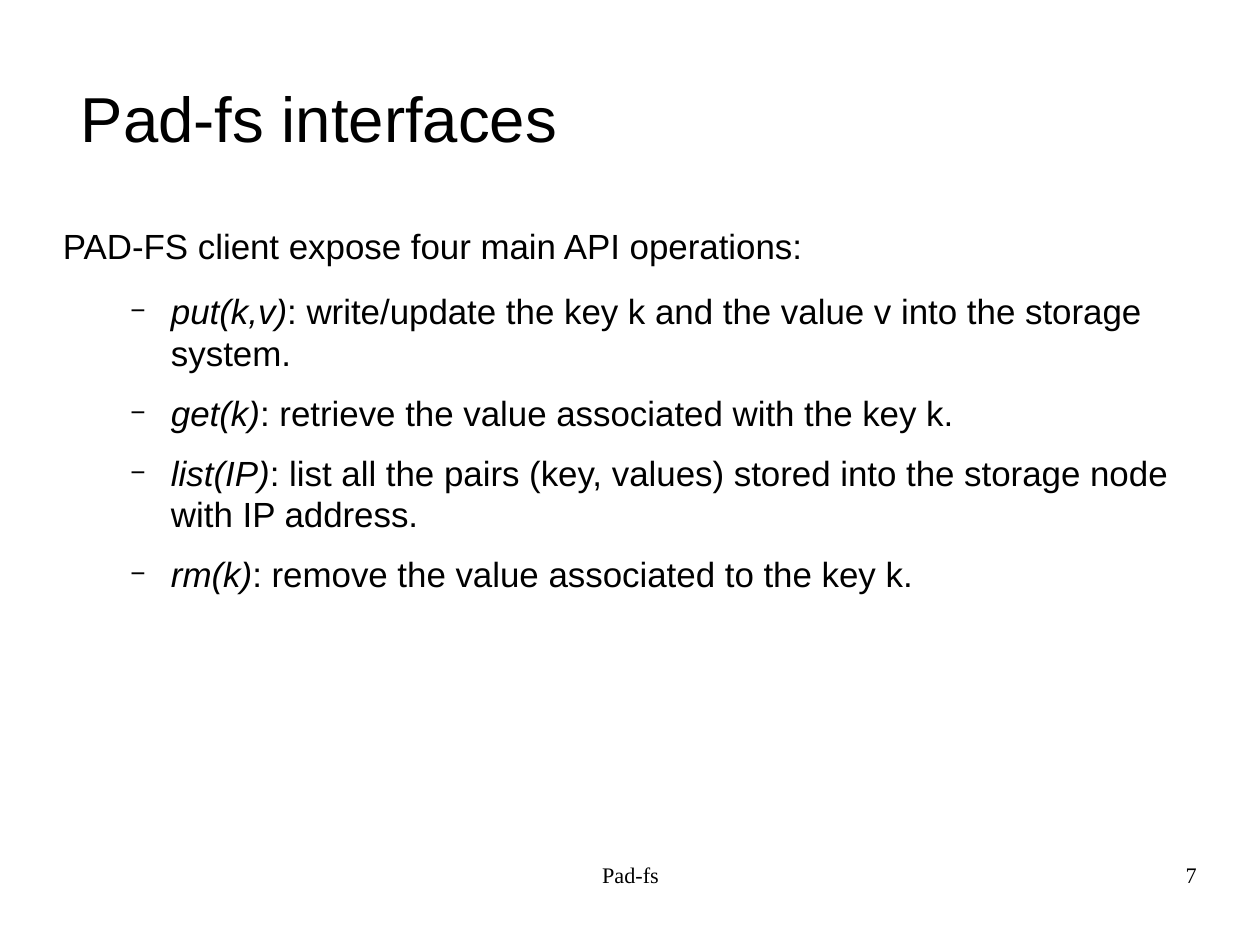
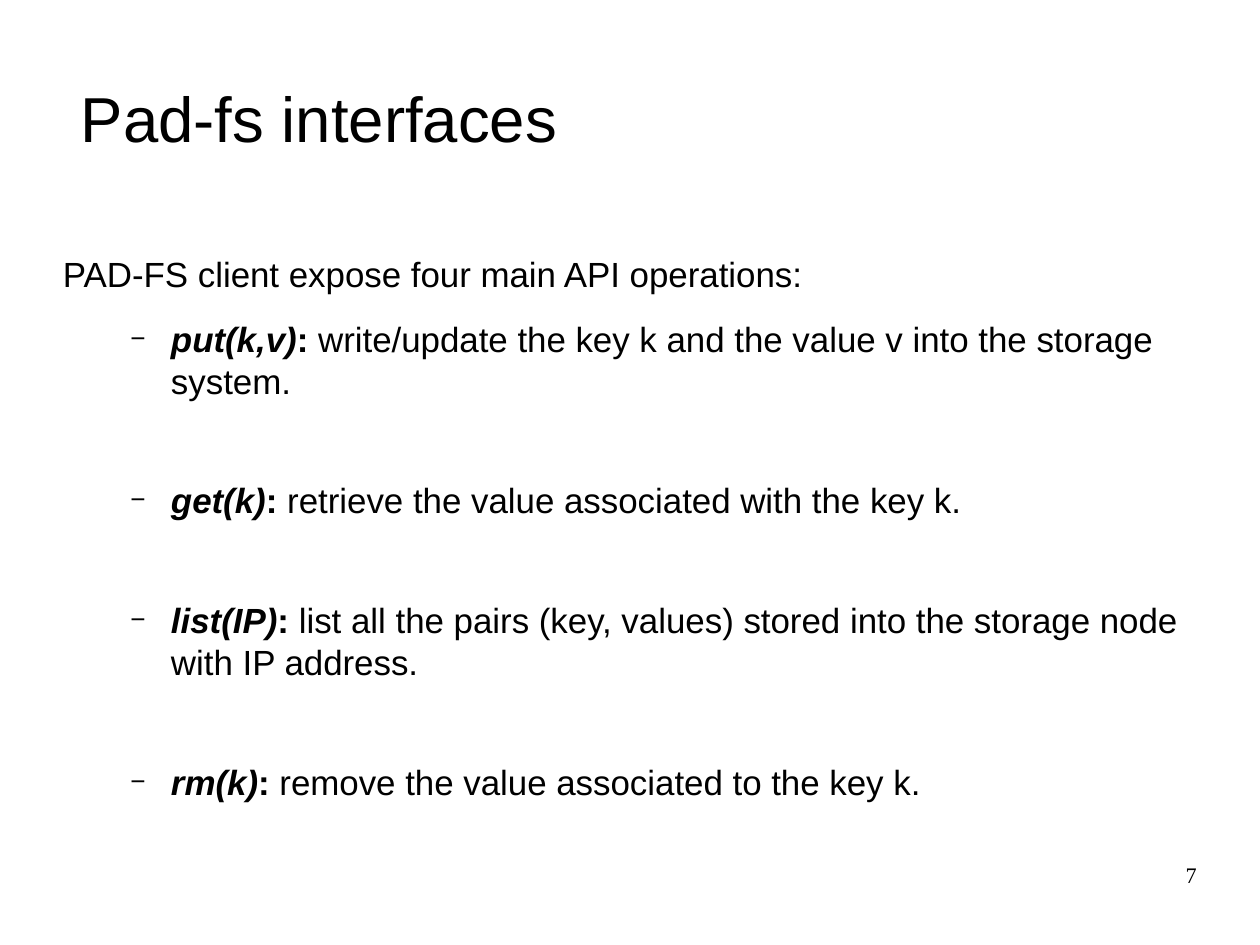
Before and after one commit to bhyvex/PAD-FileSystem, a slide deck: slide 7 of docs/Pad-fs_slides/Pad-fs_Neri.odp. Drawn at 1260x945 pixels with LibreOffice and Linux fonts; fonts in the diff are those of the drawing; background and template pictures are left out. Boxes give left, top, right and bottom in pixels: in the first picture for what was removed or moved away, otherwise in the second. Text is boxed around its words. In the diff, an @@ line names an element or a change of style, - is before the commit and + after.

```diff
--- a/docs/Pad-fs_slides/Pad-fs_Neri.odp
+++ b/docs/Pad-fs_slides/Pad-fs_Neri.odp
@@ text "PAD-FS client expose four main ...": place and size @@
-text "PAD-FS client expose four main ..." at <box>63,233,1168,594</box>
+text "PAD-FS client expose four main ..." at <box>63,261,1178,802</box>
@@ text at <box>171,326,1178,802</box>: bold on in "put(k,v):", "get(k):", "list(IP):", "rm(k):" @@
@@ text removed at <box>602,867,659,884</box> @@
-Pad-fs
```
Also in this commit, not shown: 14 other slides changed, 1 slide added, 1 other file.
